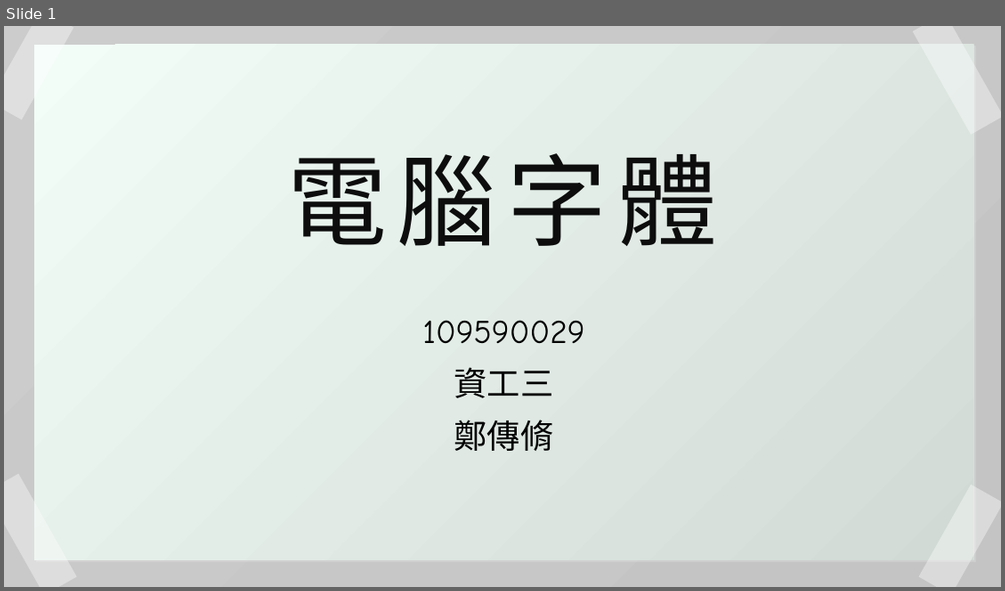
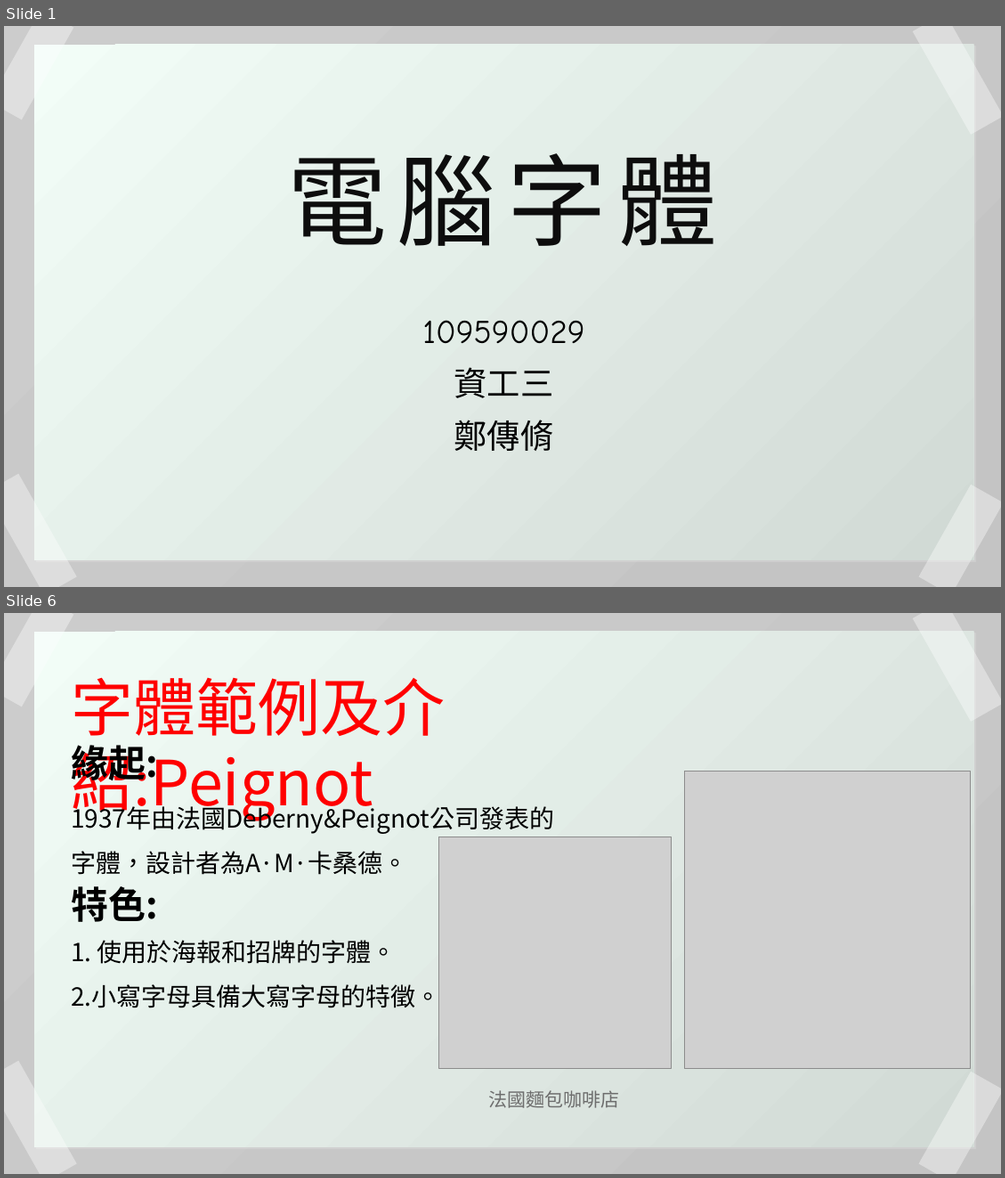
Before and after one commit to duckken1026/computer-font, a slide deck: 109590029_鄭傳脩_藝術概論期中報告.pptx. Shown one above the other, each under a label of ours: slide 1 before the commit, slides 1 and 6 after it; the slides between them are not shown. The pictures are 1005x591 and 1005x1178 pixels, drawn with LibreOffice and Linux fonts; fonts in the diff are those of the drawing; grey boxes stand for pictures. Boxes give left, top, right and bottom in pixels: in the first picture for what was removed or moved away, otherwise in the second. Text is boxed around its words. In the diff, an @@ line names an element or a change of style, - is before the commit and + after.

```diff
--- a/109590029_鄭傳脩_藝術概論期中報告.pptx
+++ b/109590029_鄭傳脩_藝術概論期中報告.pptx
@@ slide 6 added at [4,613,1001,1174], background #FFFFFF; not listed: 1 template element that a slide beside it also shows @@
@@ rectangle added at [4,613,74,706], fill #FFFFFF at 38% opacity @@
@@ rectangle added at [34,632,974,1147], fill gradient #F2FDF7 to #D1DAD5 @@
@@ rectangle added at [913,613,1001,722], fill #FFFFFF at 38% opacity @@
@@ text added at [71,678,445,821], 60 pt, text #FF0000 @@
+字體範例及介紹:Peignot
@@ text added at [71,739,158,787], 36 pt, text #000000, bold @@
+緣起:
@@ picture added at [685,771,971,1069] @@
@@ text added at [71,803,554,875], 24 pt, text #000000 @@
+1937年由法國Deberny&Peignot公司發表的字體，設計者為A·M·卡桑德。
@@ picture added at [439,836,671,1068] @@
@@ text added at [71,886,158,922], 36 pt, text #000000, bold @@
+特色:
@@ text added at [71,940,440,1013], 24 pt, text #000000 @@
+1. 使用於海報和招牌的字體。
+2.小寫字母具備大寫字母的特徵。
@@ rectangle added at [4,1060,77,1174], fill #FFFFFF at 38% opacity @@
@@ text added at [489,1090,620,1108], 18 pt, text #6D6D6D @@
+法國麵包咖啡店
@@ rectangle added at [919,1071,1001,1174], fill #FFFFFF at 38% opacity @@
```
Also in this commit, not shown: 3 slides changed, 2 other slides added, 1 slide removed.
